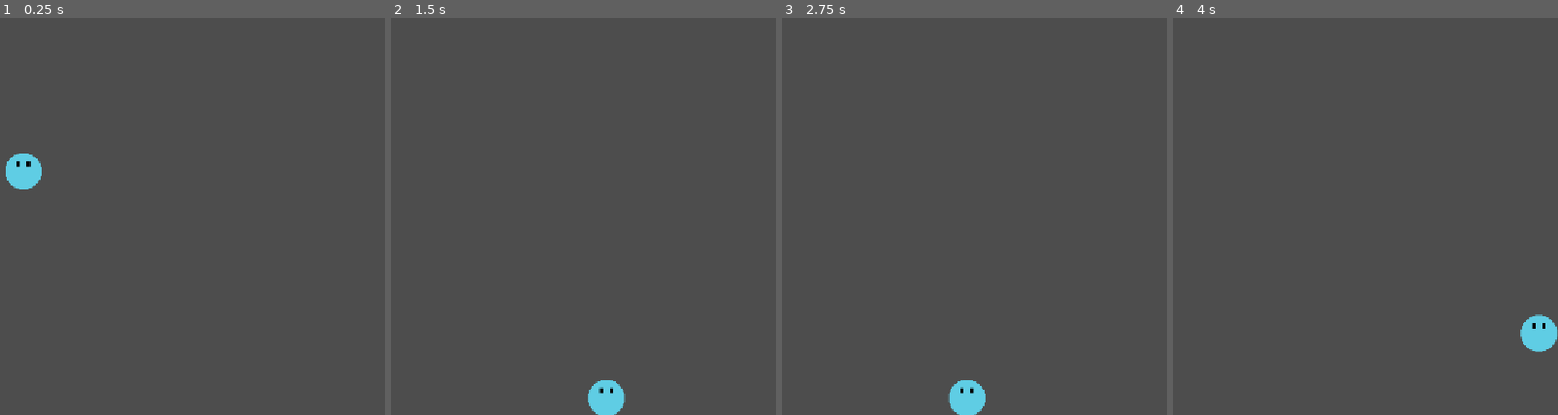
Above: before the commit, frames 1-4 (left to right).
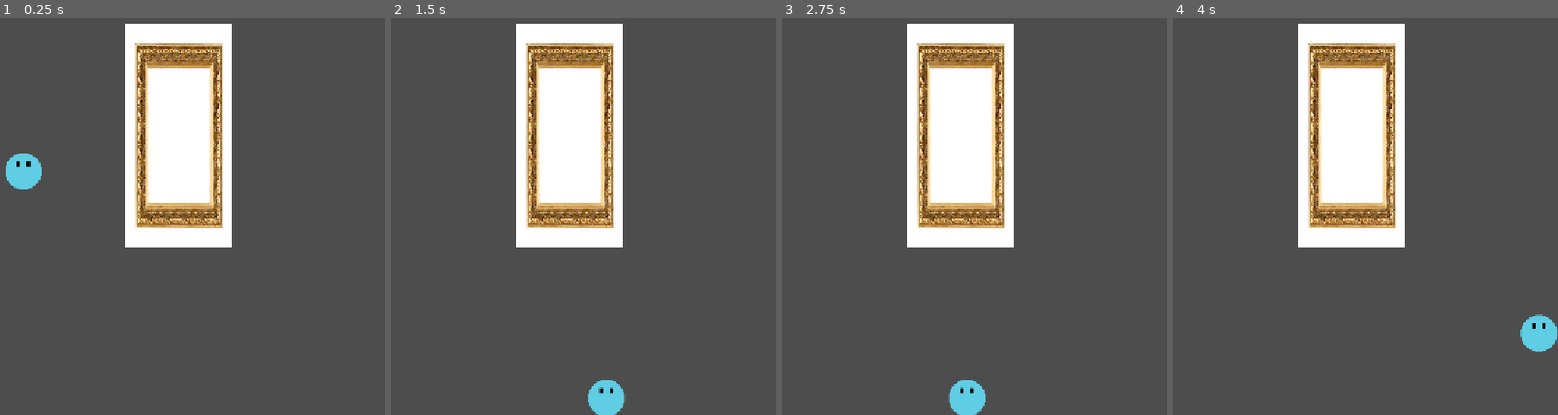
Above: after the commit, the same moments.

Repository: PolyRedd/shiny-fiesta
Game: Godot game, scene res://Scenes/node_2d.tscn
Two runs of this game, one before a commit and one after it. Both use one fixed random seed, a clock stepped at 60 frames per second and the inputs below.
Inputs:
- Up to frame 1 (0.25 s): no input
- Up to frame 2 (1.5 s): tap Enter (ui_accept) at 0.5, 0.77 s; hold Right (ui_right) from 0.53 s (still down)
- Up to frame 3 (2.75 s): tap Enter (ui_accept) at 1.52 s; release Right (ui_right) at 2.03 s; hold Left (ui_left) from 2.03 s (still down)
- Up to frame 4 (4 s): release Left (ui_left) at 2.78 s; hold Right (ui_right) from 2.78 s (still down); tap Enter (ui_accept) at 3.02, 3.77 s

The runs differ from the first frame. In frame 1, 16% of the frame differs, in the area x 32-61%, y 1-58%; in frame 2, 16%; in frame 3, 16%; in frame 4, 16%.

Commit message:
ok

Diff:
--- a/Scenes/node_2d.tscn
+++ b/Scenes/node_2d.tscn
@@ -1,5 +1,6 @@
 [gd_scene format=3 uid="uid://crmtox80u4qkh"]
 
+[ext_resource type="PackedScene" uid="uid://d22l021sq8l6k" path="res://block.tscn" id="1_hh5uf"]
 [ext_resource type="Script" uid="uid://cbruvxqjqb2cv" path="res://character_body_2d.gd" id="1_j2wod"]
 [ext_resource type="Texture2D" uid="uid://brgxswuadir3p" path="res://Assets/ballt1.png" id="2_v1qfn"]
 
@@ -12,6 +13,9 @@
 radius = 26.242195
 
 [node name="Node2D" type="Node2D" unique_id=1125393916]
+
+[node name="StaticBody2D3" parent="." unique_id=1122912586 instance=ExtResource("1_hh5uf")]
+position = Vector2(1386, 378)
 
 [node name="StaticBody2D" type="StaticBody2D" parent="." unique_id=1712987480]
 position = Vector2(529, 521)
--- /dev/null
+++ b/block.tscn
@@ -0,0 +1,17 @@
+[gd_scene format=3 uid="uid://d22l021sq8l6k"]
+
+[ext_resource type="Texture2D" uid="uid://r1yat2ldcpj1" path="res://kep.jpg" id="1_im0tn"]
+
+[sub_resource type="RectangleShape2D" id="RectangleShape2D_1ca88"]
+size = Vector2(143, 302.5)
+
+[node name="StaticBody2D3" type="StaticBody2D" unique_id=1122912586 groups=["block"]]
+
+[node name="CollisionShape2D" type="CollisionShape2D" parent="." unique_id=86688030]
+position = Vector2(-551, -146)
+shape = SubResource("RectangleShape2D_1ca88")
+
+[node name="Sprite2D" type="Sprite2D" parent="CollisionShape2D" unique_id=1128181004]
+position = Vector2(10.999998, 1)
+scale = Vector2(0.35346758, 0.7472036)
+texture = ExtResource("1_im0tn")
Binary file added: kep.jpg
Not shown, added: kep.jpg.import
